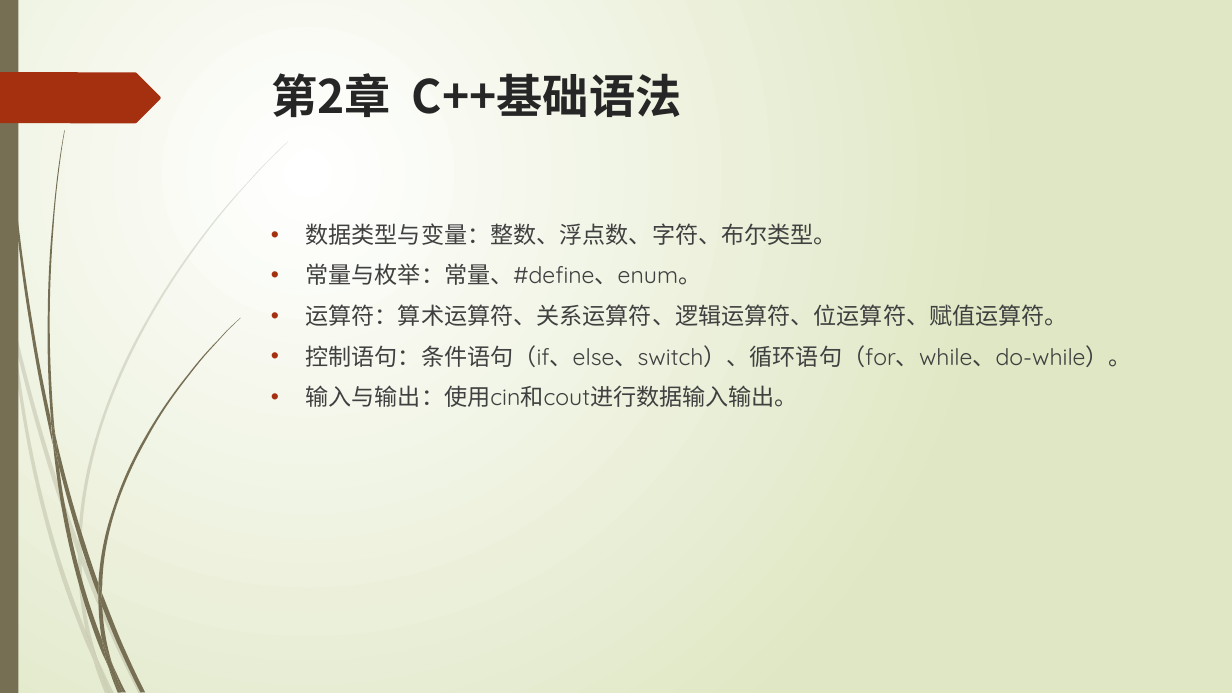
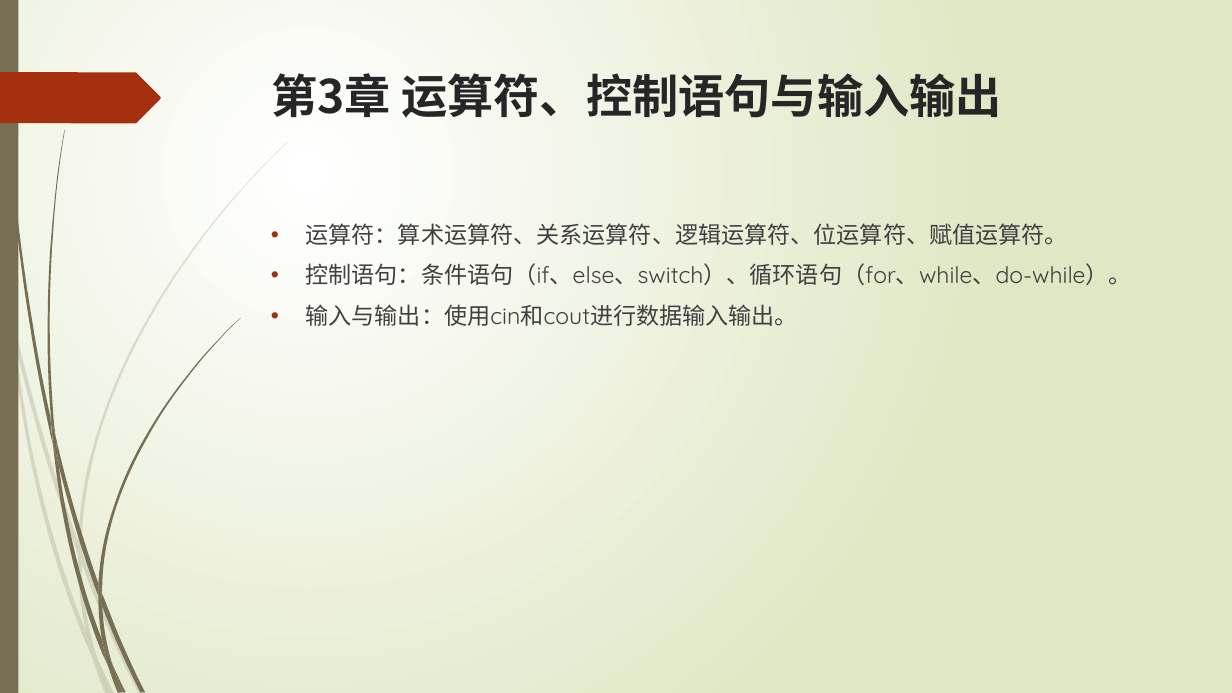
Before and after one commit to liuty2006/learn, a slide deck: slide 25 of learn_cpp/docs/C++语言培训.pptx (slide 15 before the commit). Drawn at 1232x693 pixels with LibreOffice and Linux fonts; fonts in the diff are those of the drawing. Boxes give left, top, right and bottom in pixels: in the first picture for what was removed or moved away, otherwise in the second. Text is boxed around its words. In the diff, an @@ line names an element or a change of style, - is before the commit and + after.

```diff
--- a/learn_cpp/docs/C++语言培训.pptx
+++ b/learn_cpp/docs/C++语言培训.pptx
@@ title at <box>271,73,1002,118</box>: text changed @@
-第2章 C++基础语法
+第3章 运算符、控制语句与输入输出
@@ text at <box>306,223,837,285</box>: paragraphs removed @@
-• 数据类型与变量：整数、浮点数、字符、布尔类型。
-• 常量与枚举：常量、#define、enum。
```
Also in this commit, not shown: 8 other slides changed, 23 slides added, 16 other files.
